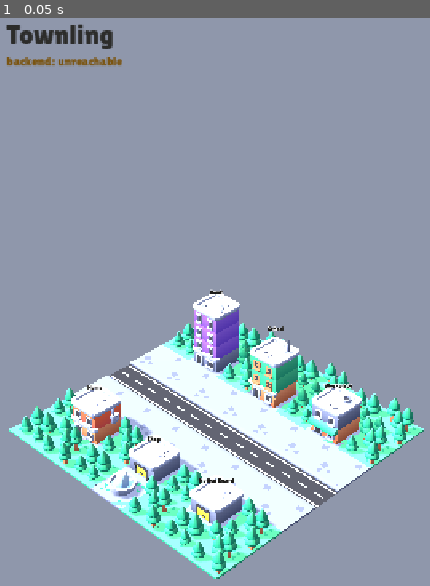
Above: before the commit, frame 1.
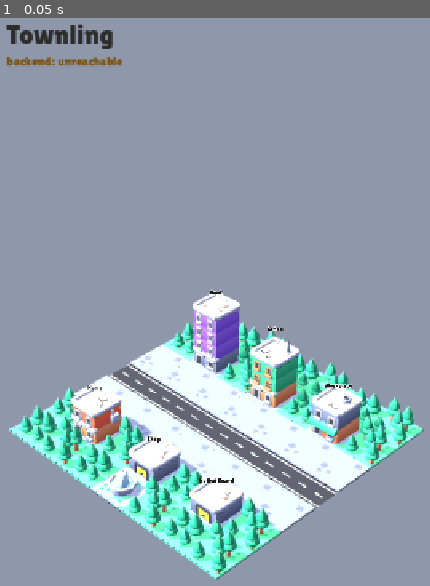
Above: after the commit, the same moment.

Repository: ayeshaverdan/townling
Game: Godot game, scene res://scenes/diorama.tscn
Same seed, same stepped clock (60 frames per second), same inputs: the game is played once before the commit and once after it.
Inputs:
- Up to frame 1 (0.05 s): no input

The runs differ from the first frame. In frame 1, 4.6% of the frame differs, in the area x 2-99%, y 48-99%.

Commit message:
Enable 4x MSAA and higher-quality soft shadows
Kenney's official screenshot reads smoother than our build for two reasons:
(1) it uses Forward+-only effects (SSAO, SDFGI, glow) unavailable on the
WebGL2 compatibility renderer, and (2) we had no anti-aliasing at all —
Godot defaults MSAA off, so every low-poly edge stair-stepped. MSAA 4x IS
supported on gl_compatibility, so enable it, plus the highest directional
soft-shadow filter quality at 4096 shadow-map size.

Co-Authored-By: Claude Opus 4.8 <noreply@anthropic.com>

Diff:
--- a/game/project.godot
+++ b/game/project.godot
@@ -33,3 +33,7 @@
 renderer/rendering_method="gl_compatibility"
 renderer/rendering_method.mobile="gl_compatibility"
 environment/defaults/default_clear_color=Color(0.968627, 0.964706, 0.94902, 1)
+; Smoothness: 4x MSAA (supported by gl_compatibility/WebGL2) + soft shadows.
+anti_aliasing/quality/msaa_3d=2
+lights_and_shadows/directional_shadow/soft_shadow_filter_quality=3
+lights_and_shadows/directional_shadow/size=4096
